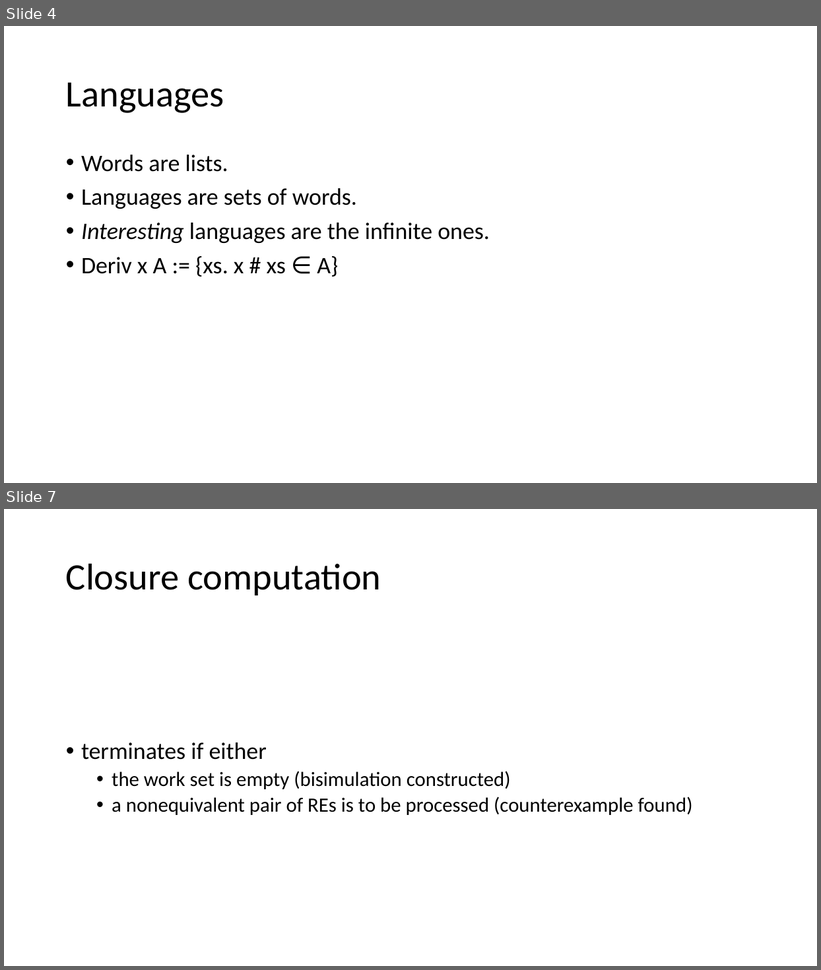
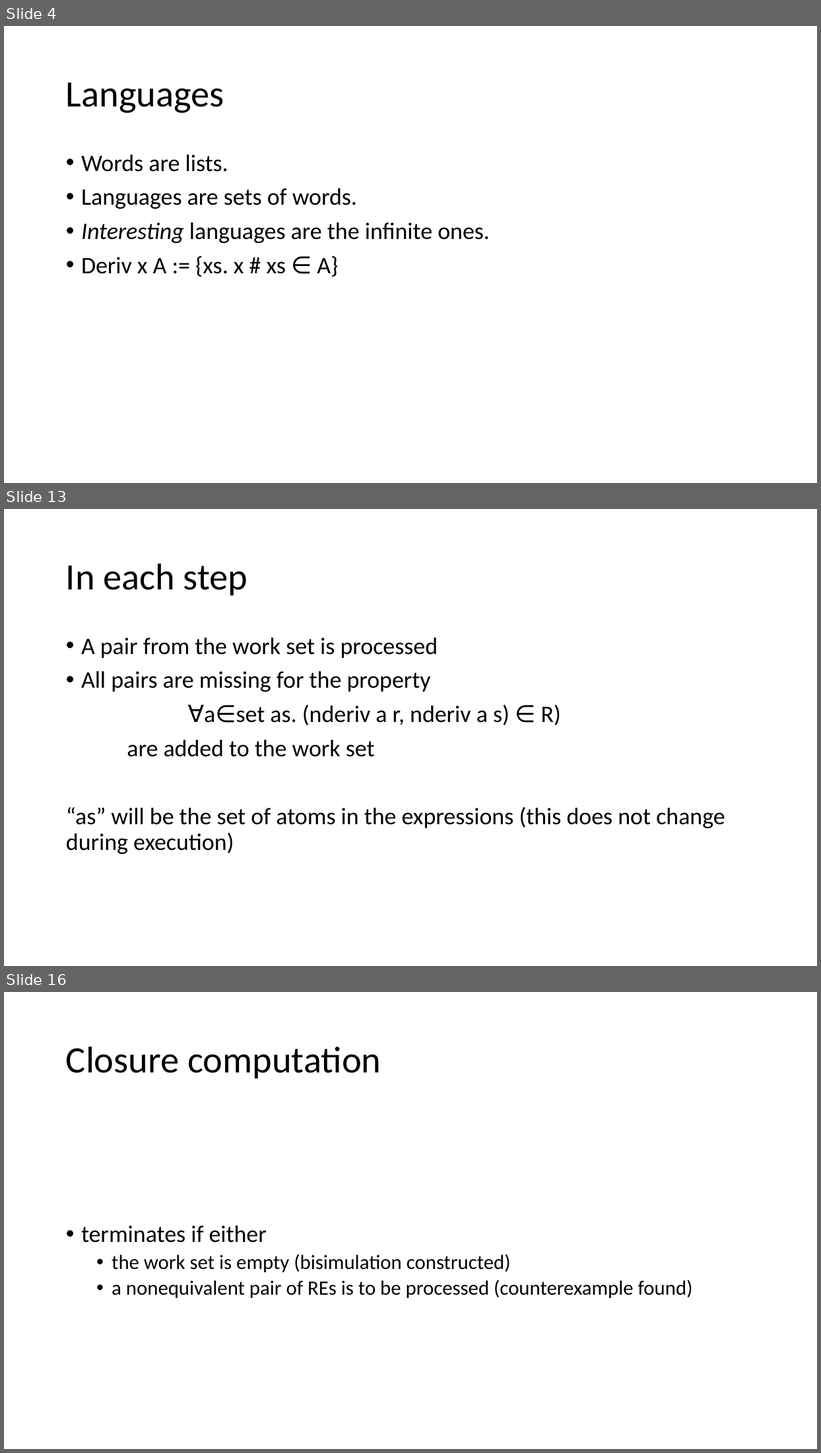
Before and after one commit to Helli/fds_seminar, a slide deck: slides.pptx. Shown one above the other, each under a label of ours: slides 4 and 7 before the commit, slides 4, 13 and 16 after it; the slides between them are not shown. The pictures are 821x970 and 821x1453 pixels, drawn with LibreOffice and Linux fonts; fonts in the diff are those of the drawing. Boxes give left, top, right and bottom in pixels: in the first picture for what was removed or moved away, otherwise in the second. Text is boxed around its words. In the diff, an @@ line names an element or a change of style, - is before the commit and + after.

```diff
--- a/slides.pptx
+++ b/slides.pptx
@@ slide 13 added at [4, 509, 817, 966], background #FFFFFF @@
@@ title added at [66, 563, 248, 595], 44 pt, text #000000 @@
+In each step
@@ text added at [66, 638, 725, 854], 28 pt, text #000000 @@
+• A pair from the work set is processed
+• All pairs are missing for the property
+∀a∈set as. (nderiv a r, nderiv a s) ∈ R)
+are added to the work set
+“as” will be the set of atoms in the expressions (this does not change during execution)
@@ what was slide 7 is now slide 16 @@
```
Also in this commit, not shown: 3 slides changed, 10 other slides added, 1 slide removed, 2 other files.
